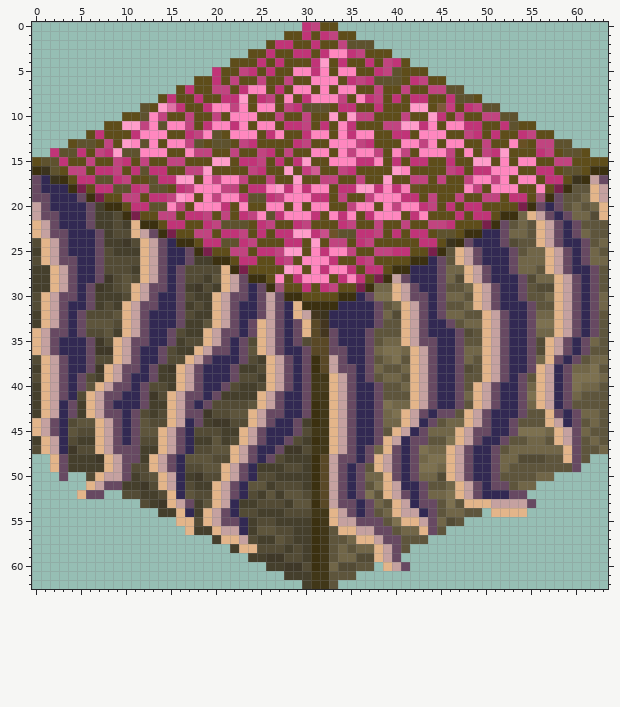
File history of a pixel-art sprite, Assets/EnvironmentTiles/Grass.png. Above: the version before the commit.
The file is 64x63 pixels. Colours within 5 levels of each other are drawn and written as one.
And afterwards:
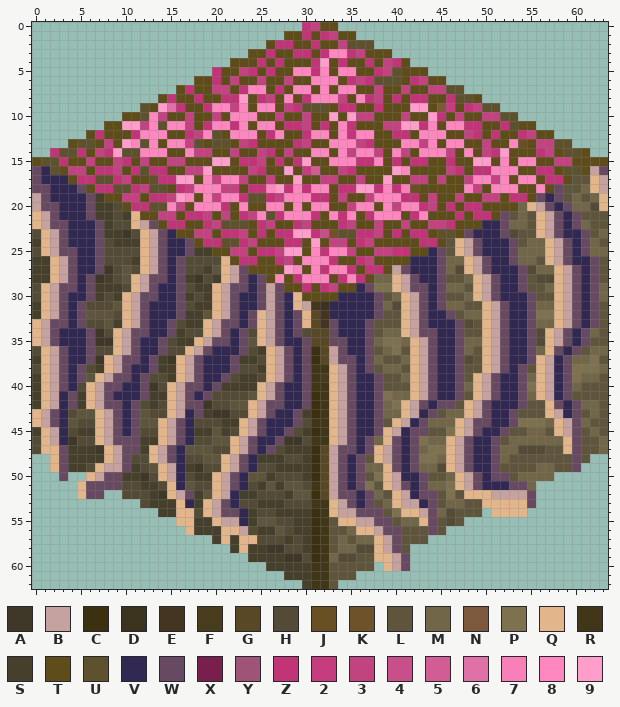
Palette (. is transparent): A #3f3828  B #c5a1a0  C #3b3010  D #3b331d  E #43351f  F #473c1c  G #594826  H #534b35  J #685024  K #6d522a  L #5e553c  M #716648  N #7e583b  P #7d7150  Q #e3b58a  R #413718  S #453f2c  T #5e4d1a  U #5e522e  V #322953  W #674962  X #78204b  Y #9f5477  Z #c13478  2 #c63d7f  3 #c14480  4 #c94f8a  5 #d25c94  6 #e071a6  7 #f97fb8  8 #ff87bf  9 #ff9dcb
What changed:
Changed rows in their new state; - is an unchanged pixel.
first column x 0:
16 WV------------------------------------------------------------BW
17 --VV--------------------------------------------------------LLQB
18 -W--VW----------------------------------------------------WL-M--
19 B----VWS------------------------------------------------WV--MLMQ
20 --W-----SH--------------------------------------------MQBWVW-MH-
21 QB--------SQ----------------------------------------WL-LQBWVWLLL
22 ---W--VW--H-BW------------------------------------VV-M-------M--
23 HQB------SAHQBWV--------------------------------WV---HL-----VW-M
24 S-------H-SS----VW----------------------------LQBW--VW-MMQBW--ML
25 H---W----HHH------SS------------------------VW--------M--------M
26 SSQB-------S----WHHHHQ--------------------VV--MMQBW-----L----VWL
27 --------A-LH-------SL-BW----------------BW-----H-----VWHMMQBW---
28 ------WAS--QBW---SAHS---VW------------MMQBW---LLMQBW---LHH------
29 HQBW---S-SH---V--HSSQBW---BW--------VWPP---W--MML-------LM-----M
30 ----V---H-QBW----SH----V----VQ----VV-VWLMQB---LLM-----VW-L------
31 S----WHH-L---V---HS-----------BEDV-----MH-----MMLLQBW---MM-----L
32 ------LLLH-------S-L----WQ---WQGE------LL----VWLMM------PP------
33 QBW---HH-S-----WH--QBW-----------W---WL-------VWHL------MM------
34 ---V-VWAHQBW----SHH---VWH-----H-G------MM---W---L-------HQBWVWM-
35 --------A---V-WH-SQBW---L----VW---W---MPPMQB----MM------------L-
36 HQBW---HH-------HQBWVV--HSQBW--C-B----LM-L-------L------M-WVWLMM
37 S------AQBW--WSAQBWV--WSSH---------W--MLLM------H-------QBVWMMPL
38 H----WHS---V---S-------HHS-----RRQB---LMML------L-----WL----PP-M
39 S-----LQBW--WHH------WHSSH------F----VWLLM-------QBWV--M-----MML
40 -----HQBW-V--A-QBW--WSS--QBWV---R--------L------M------P----MLL-
41 ---VWS---V---SS---VWHHHHL------C-------PMM------L------M----L---
42 ---------W-WH-H---WA--LLQBW------------MPQBWVWWLQBWV---LLQWVWMM-
43 QBW-HLLQB---LH---V-SAAHH---V-WS---------M--VWLMM-----WL---B--L--
44 ----LHH------LQBW-HHHSSQBWV---HR-------LQBVWMM-QBW----PPPMQB-ML-
45 SQB-HSS-----HH----SSL-H-----WHSC-------QBVW-LLP---V-WLLMML---LM-
46 H---AHH---W-SS----HH-LQBWV-WAAHR-----WM-W--PMMQBWV-WLMM--MMQ--LM
47 --QWSSSAQB---QBWVLLLHH----WHSSSCGBW---QB---MPP------M-HHHLL-----
48 -------S---HH----HH-LQBWVSSSHH-----VWL-----P-M-------LLLL--L----
49 ------HQB--S-LQB-SAHH----HH-SS-------MMQ---MMH------L---MM------
50 ------QBWWS-AH---HSSQBWVLLSHHH-------LP-B-VWLLMQBW--W-MM--------
51 -----QWW--HHSSHQ-LHH----HSLSLLHR-----PL--W--MMP----VVWW---------
52 ------------H-A-BWSL--VSSHHHS-LC---WVWMLQB--WL-LQQQBBBBW--------
53 --------------SSQV-QBW-HHSSSHHHRRQB---LM--BV--MMLL-QQQQ---------
54 -----------------QH---WVSHH-SSSC---BW-WLPQQB-MHL----------------
55 ------------------SSQBB--LLHH----LQQBB-WLMMQ-L------------------
56 --------------------SQQBHSSL------LMQQB-WLLL--------------------
57 ----------------------SQQHHHSH----MLMMQB------------------------
58 ------------------------SSAAH------MHH--------------------------
59 --------------------------SSAAH--MHHLL-QBW----------------------
60 ----------------------------SSSR-LLL----------------------------
